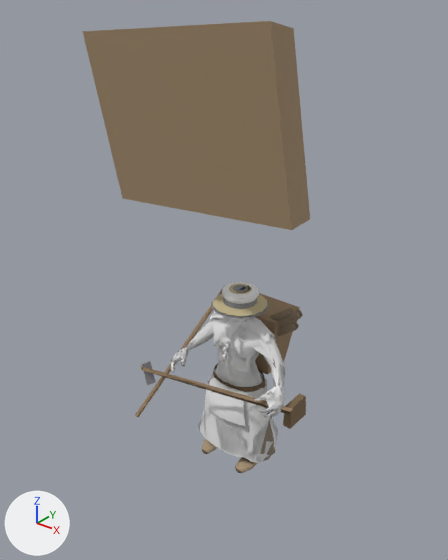
The glTF model game/assets/modelle/figuren/probe/passant_probe_zwergin.glb, before and after one commit.
One viewpoint serves both versions: a camera (50 mm lens) standing at (2.27, -3.04, 3.4) and looking at (-0.07, -0.11, 1.58). Lighting does not change. The marker at lower left points along +X, +Y and +Z. The older version comes first.

Names of what the first picture shows: 'Fern_bettler', 'Fern_gebende', 'Fern_haube', 'Last', 'Nah_bettler', 'Nah_gebende', 'Werkzeug', 'Zub_buendel', 'Zub_kiepe', 'Zub_schuerze', 'Zub_stab', 'Zub_stroh' and 7 more.
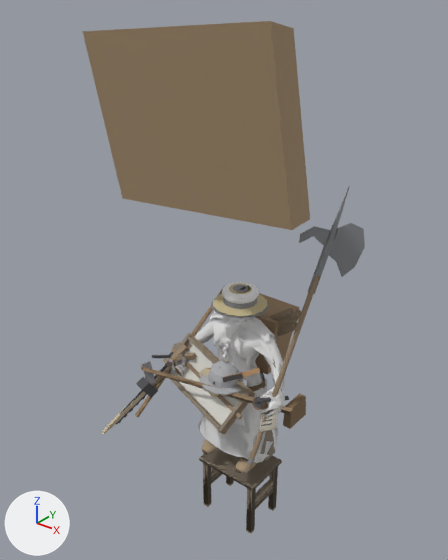
The change, as a list of edits to the scene's bpy script:
```text
Add ob_tritt_werkbank:
    ob_tritt_werkbank = bpy.data.objects.new('Tritt_Werkbank', me_tritt_werkbank)  # 72 vertices, 116 faces; spans x -0.265..0.265, y -0.196..0.196, z -0.369..0.0
    ob_tritt_werkbank.location = (0.0, 0.0, 0.0)
Add ob_tritt_steinblock:
    ob_tritt_steinblock = bpy.data.objects.new('Tritt_Steinblock', me_tritt_steinblock)  # 72 vertices, 116 faces; spans x -0.265..0.265, y -0.196..0.196, z -0.485..0.0
    ob_tritt_steinblock.location = (0.0, 0.0, 0.0)
Add ob_tritt_blasebalg:
    ob_tritt_blasebalg = bpy.data.objects.new('Tritt_Blasebalg', me_tritt_blasebalg)  # 72 vertices, 116 faces; spans x -0.265..0.265, y -0.196..0.196, z -0.503..0.0
    ob_tritt_blasebalg.location = (0.0, 0.0, 0.0)
Add ob_hellebarde:
    ob_hellebarde = bpy.data.objects.new('Hellebarde', me_hellebarde)  # 100 vertices, 156 faces; spans x 0.35..0.67, y -0.43..0.41, z 0.38..2.24
    ob_hellebarde.location = (0.0, 0.0, 0.0)
Add ob_rechenpfennig:
    ob_rechenpfennig = bpy.data.objects.new('Rechenpfennig', me_rechenpfennig)  # 44 vertices, 44 faces; spans x -0.43..0.533, y -0.329..-0.173, z 0.683..0.91
    ob_rechenpfennig.location = (0.0, 0.0, 0.0)
Add ob_uebungsschwert:
    ob_uebungsschwert = bpy.data.objects.new('Uebungsschwert', me_uebungsschwert)  # 34 vertices, 52 faces; spans x -0.643..-0.357, y -0.819..-0.095, z 0.449..0.98
    ob_uebungsschwert.location = (0.0, 0.0, 0.0)
Add ob_lappen:
    ob_lappen = bpy.data.objects.new('Lappen', me_lappen)  # 174 vertices, 232 faces; spans x -0.474..0.168, y -0.373..-0.038, z 0.761..1.004
    ob_lappen.location = (0.0, 0.0, 0.0)
Add ob_muenzbeutel:
    ob_muenzbeutel = bpy.data.objects.new('Muenzbeutel', me_muenzbeutel)  # 114 vertices, 136 faces; spans x 0.2998..0.4008, y -0.3017..-0.1648, z 0.7809..0.904
    ob_muenzbeutel.location = (0.0, 0.0, 0.0)
Add ob_sieb:
    ob_sieb = bpy.data.objects.new('Sieb', me_sieb)  # 110 vertices, 162 faces; spans x -0.525..0.248, y -0.416..-0.07, z 0.551..1.051
    ob_sieb.location = (0.0, 0.0, 0.0)
Add ob_dochtstab:
    ob_dochtstab = bpy.data.objects.new('Dochtstab', me_dochtstab)  # 192 vertices, 272 faces; spans x -0.504..0.228, y -0.319..-0.058, z 0.589..0.929
    ob_dochtstab.location = (0.0, 0.0, 0.0)
Add ob_laute:
    ob_laute = bpy.data.objects.new('Laute', me_laute)  # 89 vertices, 138 faces; spans x -0.205..0.331, y -0.314..-0.18, z 0.713..1.111
    ob_laute.location = (0.0, 0.0, 0.0)
Add ob_krug:
    ob_krug = bpy.data.objects.new('Krug', me_krug)  # 119 vertices, 144 faces; spans x -0.436..-0.303, y -0.298..-0.119, z 0.769..0.909
    ob_krug.location = (0.0, 0.0, 0.0)
Add ob_meissel:
    ob_meissel = bpy.data.objects.new('Meissel', me_meissel)  # 24 vertices, 36 faces; spans x 0.346..0.475, y -0.341..-0.083, z 0.843..0.946
    ob_meissel.location = (0.0, 0.0, 0.0)
Add ob_drechseleisen:
    ob_drechseleisen = bpy.data.objects.new('Drechseleisen', me_drechseleisen)  # 24 vertices, 36 faces; spans x -0.685..-0.275, y -0.245..-0.171, z 0.779..0.956
    ob_drechseleisen.location = (0.0, 0.0, 0.0)
Add ob_saege:
    ob_saege = bpy.data.objects.new('Saege', me_saege)  # 54 vertices, 100 faces; spans x -0.614..-0.37, y -0.743..-0.104, z 0.473..0.984
    ob_saege.location = (0.0, 0.0, 0.0)
Add ob_hammer:
    ob_hammer = bpy.data.objects.new('Hammer', me_hammer)  # 16 vertices, 20 faces; spans x -0.561..-0.379, y -0.56..-0.143, z 0.617..0.942
    ob_hammer.location = (0.0, 0.0, 0.0)
```

Where the change shows, as pixel boxes [x1, y1, x2, y2] in the pictures (448 x 560 px):
'Hellebarde', added: after [245, 186, 365, 473]
'Sieb', added: after [168, 333, 255, 434]
'Tritt_Steinblock', added (brown): after [199, 448, 282, 532]
'Lappen', added: after [199, 360, 248, 395]
'Tritt_Werkbank', added: after [203, 463, 278, 521]
'Uebungsschwert', added: after [102, 343, 192, 434]
'Laute', added: after [199, 367, 260, 397]
'Saege', added: after [116, 345, 188, 425]
'Hammer', added: after [136, 351, 187, 398]
'Rechenpfennig', added: after [260, 404, 278, 432]
'Dochtstab', added: after [171, 348, 243, 419]
'Tritt_Blasebalg', added: after [203, 465, 277, 534]
'Drechseleisen', added: after [152, 352, 197, 360]
'Krug', added: after [174, 360, 189, 377]
'Muenzbeutel', added: after [252, 394, 268, 410]
'Meissel', added: after [254, 396, 289, 404]
